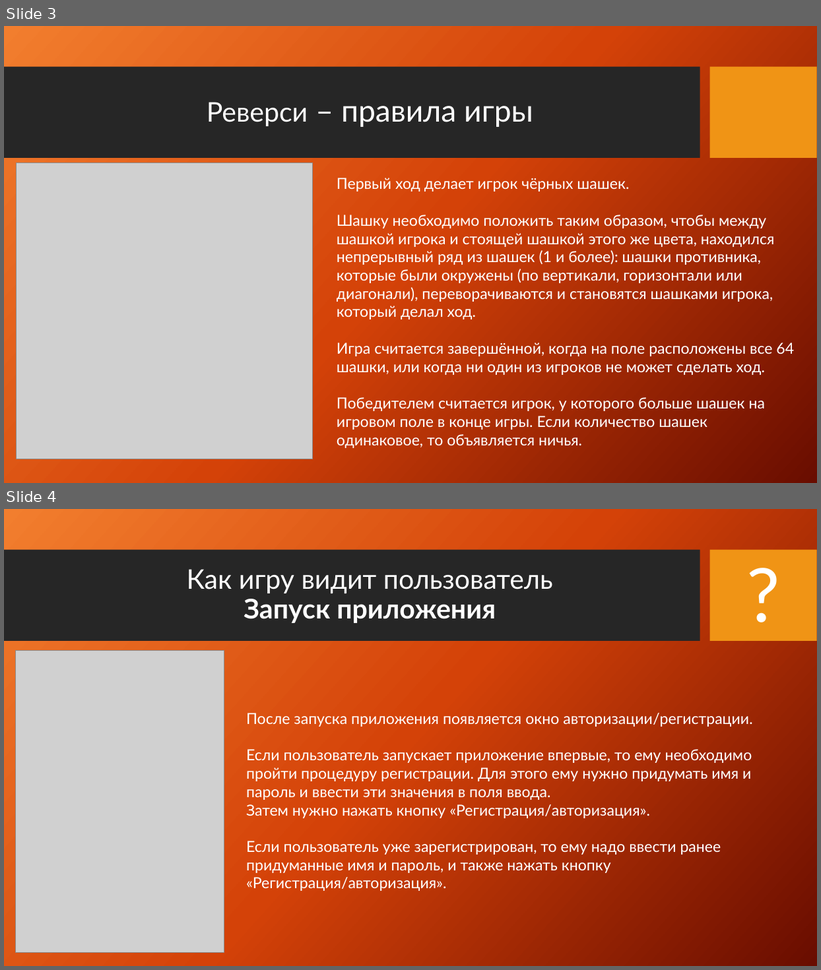
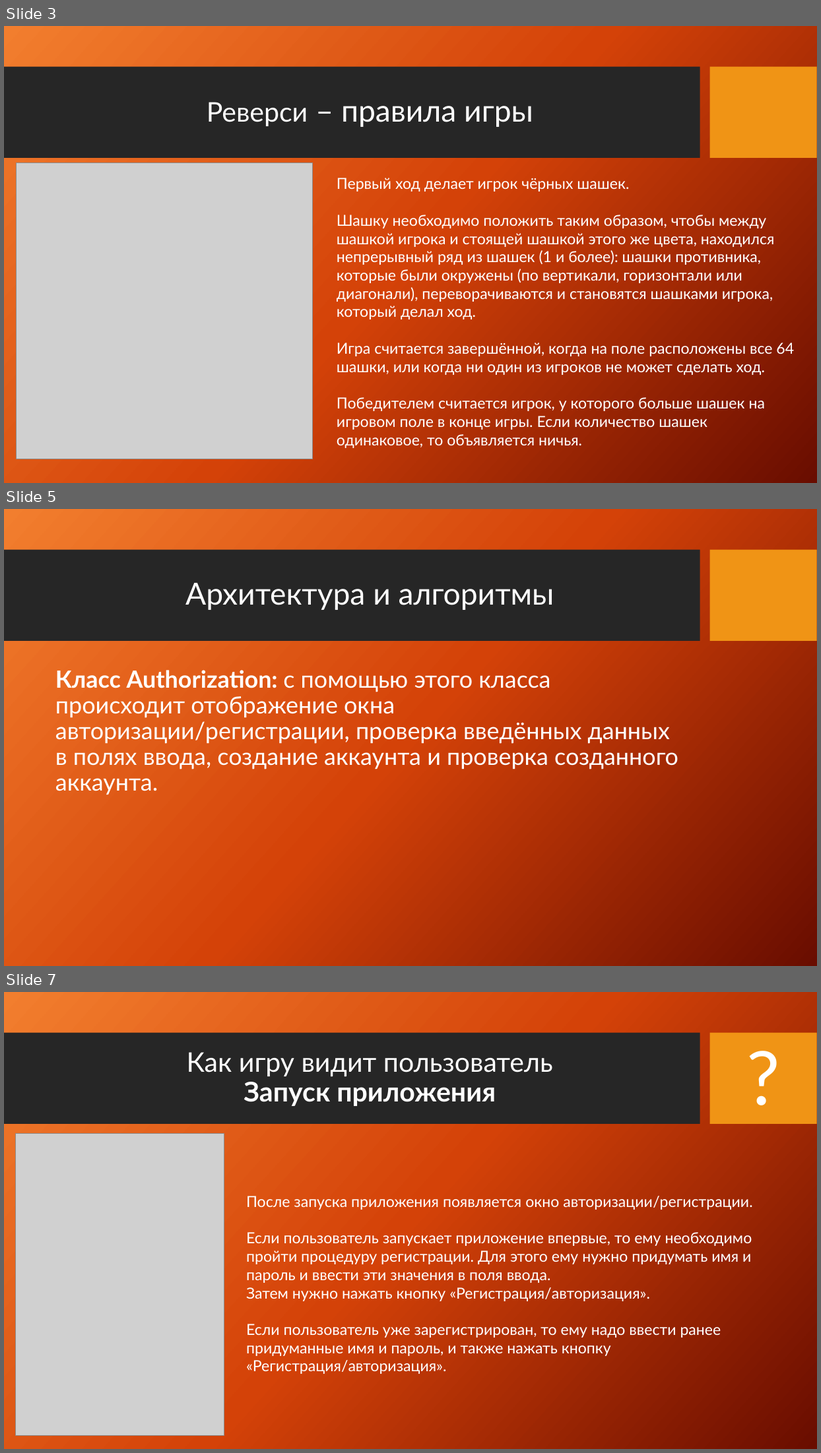
Before and after one commit to MikkeL0730/reversi, a slide deck: Курсовая Коцан Иван.pptx. Shown one above the other, each under a label of ours: slides 3 and 4 before the commit, slides 3, 5 and 7 after it; the slides between them are not shown. The pictures are 821x970 and 821x1453 pixels, drawn with LibreOffice and Linux fonts; fonts in the diff are those of the drawing; grey boxes stand for pictures; background and template pictures are left out. Boxes give left, top, right and bottom in pixels: in the first picture for what was removed or moved away, otherwise in the second. Text is boxed around its words. In the diff, an @@ line names an element or a change of style, - is before the commit and + after.

```diff
--- a/Курсовая Коцан Иван.pptx
+++ b/Курсовая Коцан Иван.pptx
@@ slide 5 added at [4, 509, 817, 966], background picture (left out); not listed: 2 template elements that a slide beside it also shows @@
@@ title added at [186, 583, 554, 610], 36 pt, text #FFFFFF @@
+Архитектура и алгоритмы
@@ text added at [55, 670, 679, 795], 28 pt, text #FFFFFF @@
+Класс Authorization: с помощью этого класса происходит отображение окна авторизации/регистрации, проверка введённых данных в полях ввода, создание аккаунта и проверка созданного аккаунта.
@@ what was slide 4 is now slide 7 @@
```
Also in this commit, not shown: 2 other slides added.
